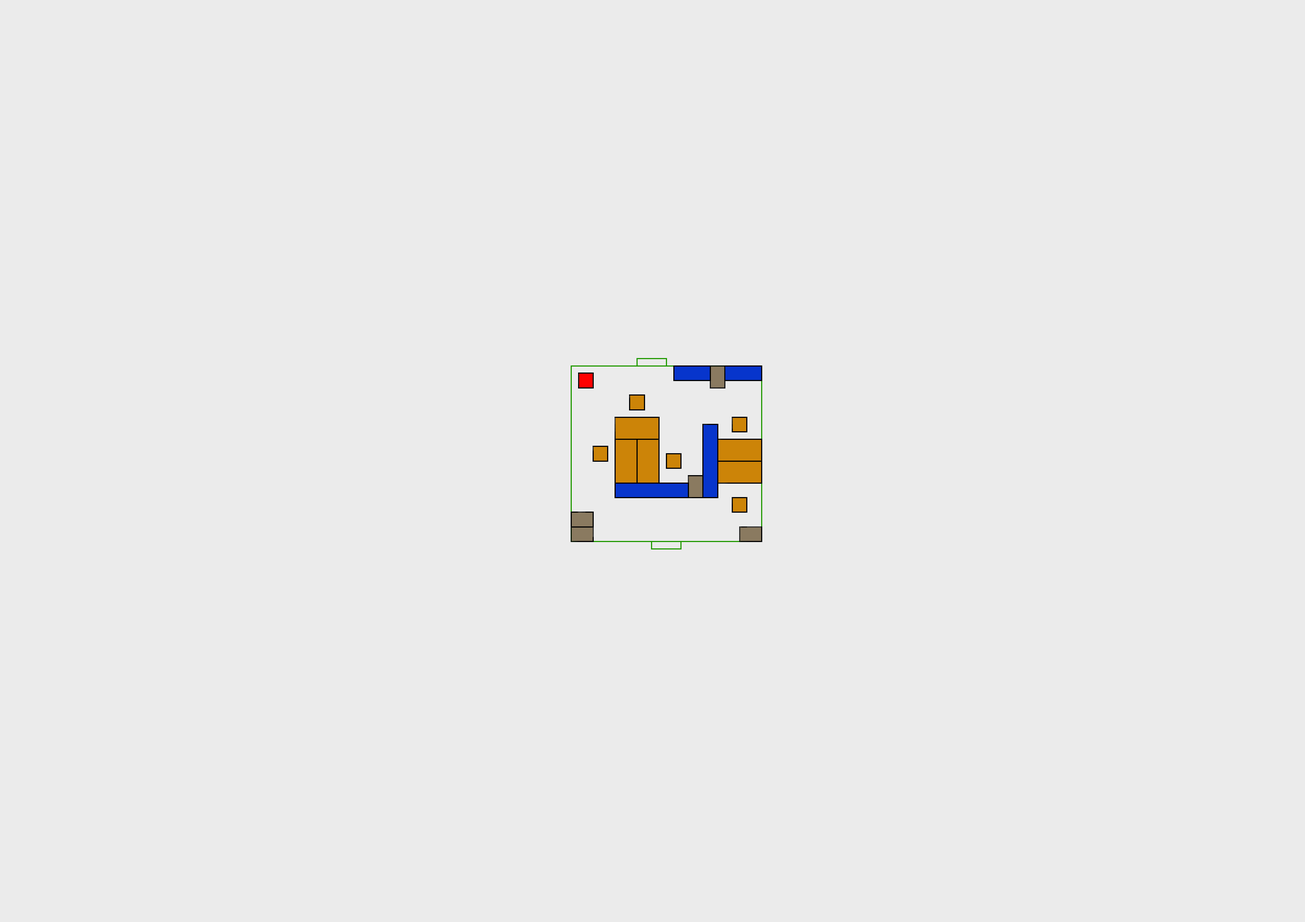
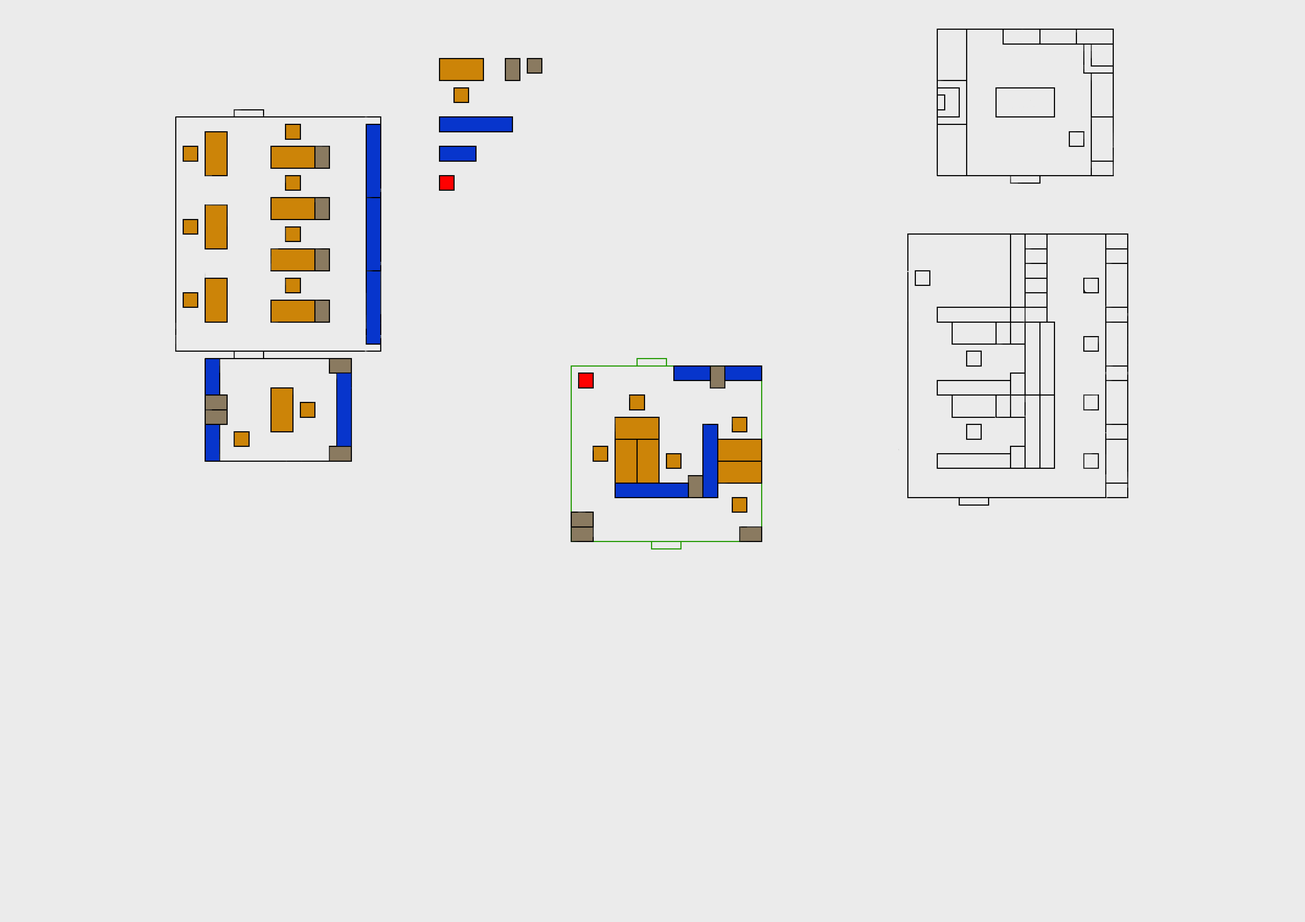
The second w=1305, h=922 image is a revision of the first. Changes to its layers:
painted on "Schreibtisch" over box(958, 100, 1035, 117)
added layer "Vorzeichnung" above "Background" over box(175, 28, 1129, 506)
